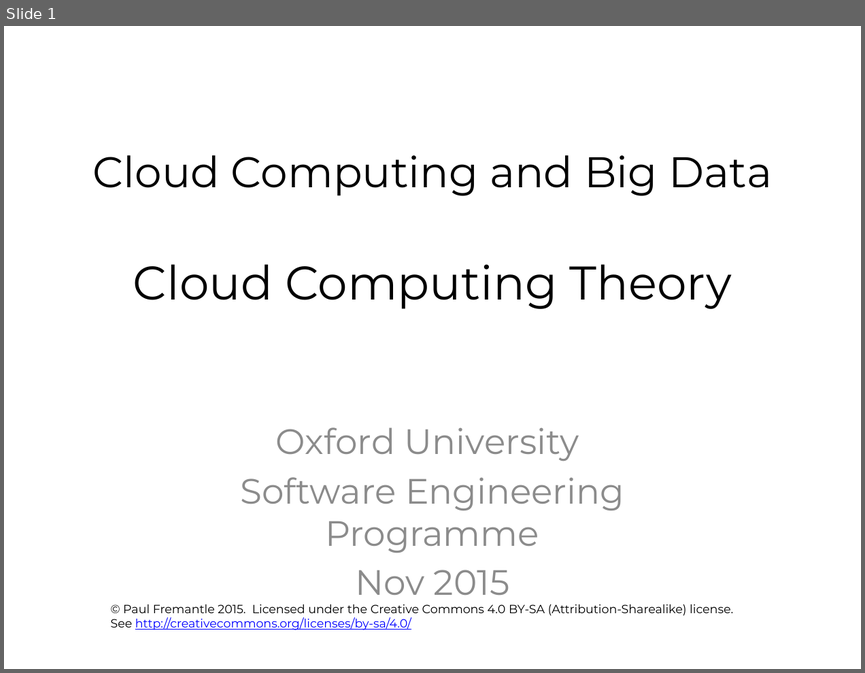
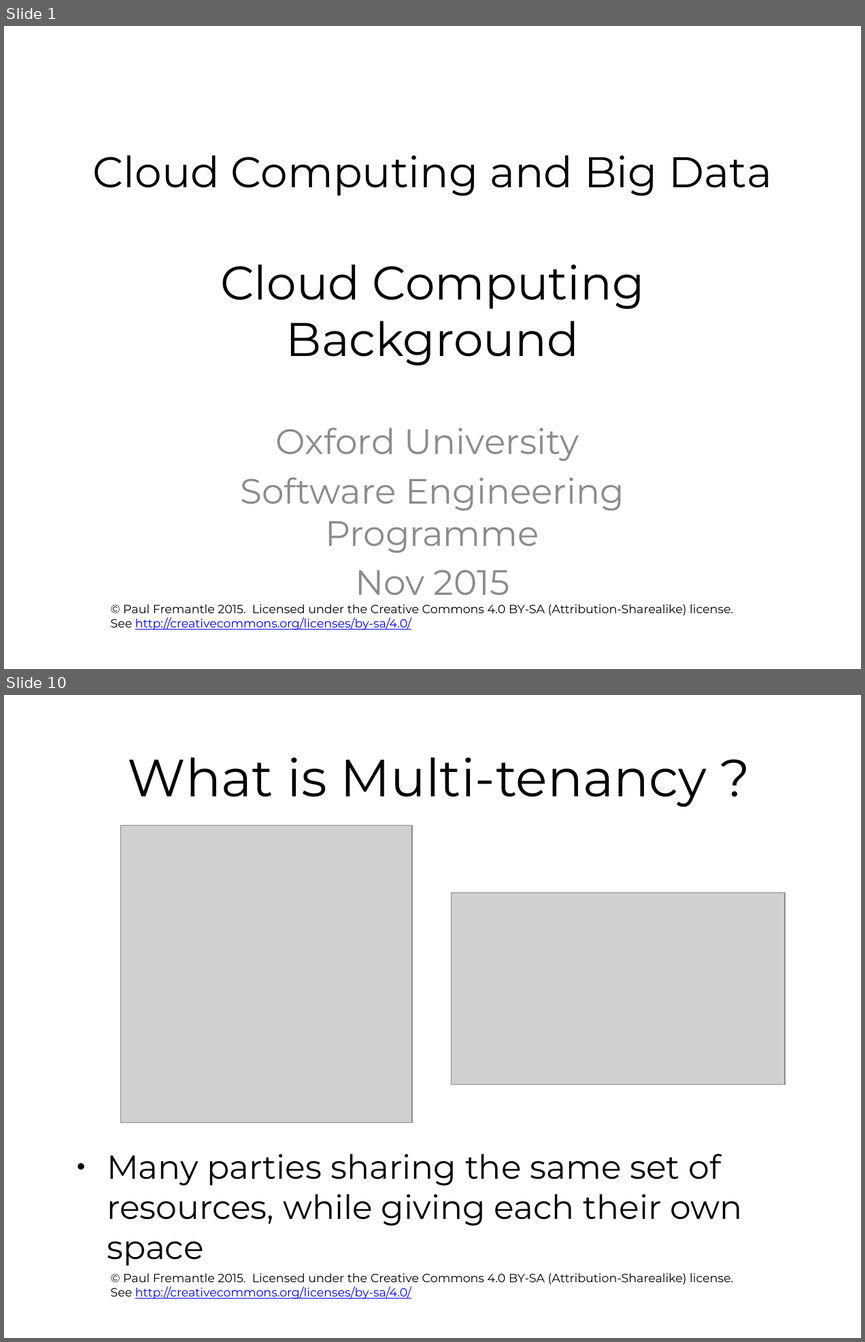
Before and after one commit to pzfreo/ox-clo, a slide deck: pres-source/03-cloud-computing-theory.pptx. Shown one above the other, each under a label of ours: slide 1 before the commit, slides 1 and 10 after it; the slides between them are not shown. The pictures are 865x673 and 865x1342 pixels, drawn with LibreOffice and Linux fonts; fonts in the diff are those of the drawing; grey boxes stand for pictures; background and template pictures are left out. Boxes give left, top, right and bottom in pixels: in the first picture for what was removed or moved away, otherwise in the second. Text is boxed around its words. In the diff, an @@ line names an element or a change of style, - is before the commit and + after.

```diff
--- a/pres-source/03-cloud-computing-theory.pptx
+++ b/pres-source/03-cloud-computing-theory.pptx
@@ slide 10 added at bbox=[4, 695, 861, 1338], background #FFFFFF; not listed: 1 template element that a slide beside it also shows @@
@@ title added at bbox=[128, 758, 707, 807], 44 pt, text #000000 @@
+What is Multi-tenancy ?
@@ picture added at bbox=[120, 826, 412, 1123] @@
@@ picture added at bbox=[451, 893, 785, 1085] @@
@@ text added at bbox=[107, 1153, 742, 1266], 28 pt, text #000000 @@
+● Many parties sharing the same set of resources, while giving each their own space
@@ slide 1 changed as well @@
@@ title at bbox=[93, 155, 772, 365]: text changed @@
-Cloud Computing and Big Data
-Cloud Computing Theory
+Cloud Computing and Big Data
+Cloud Computing
+Background
```
Also in this commit, not shown: 1 other slide changed, 30 other slides added, 1 slide removed.
